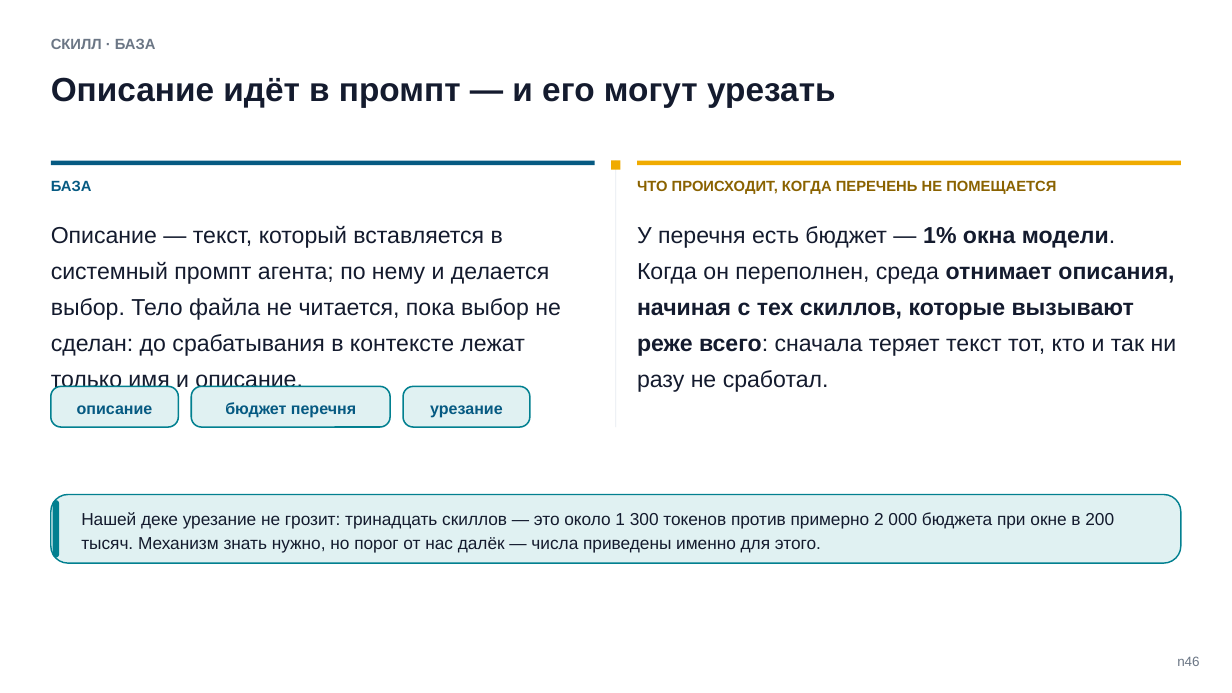
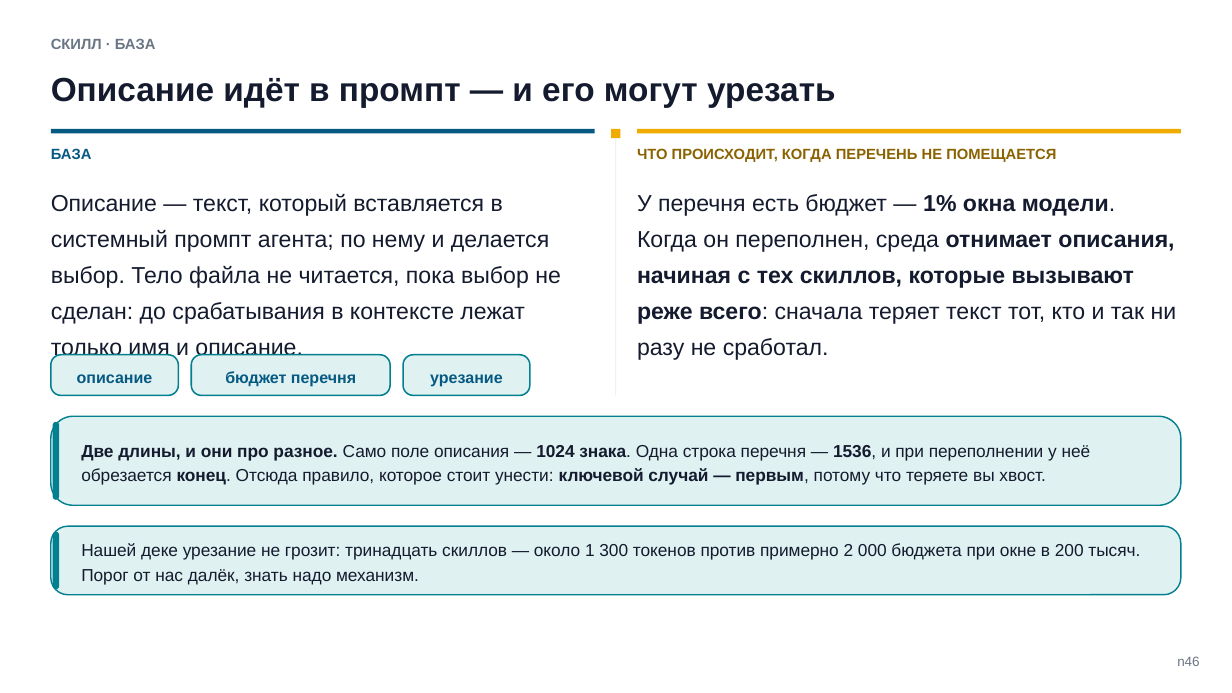
Before and after one commit to tellina-study/AI-usage-lessons, a slide deck: slide 48 of library/seminars/sem-05/rendered/sem-05.pptx. Drawn at 1232x693 pixels with LibreOffice and Linux fonts; fonts in the diff are those of the drawing. Boxes give left, top, right and bottom in pixels: in the first picture for what was removed or moved away, otherwise in the second. Text is boxed around its words. In the diff, an @@ line names an element or a change of style, - is before the commit and + after.

```diff
--- a/library/seminars/sem-05/rendered/sem-05.pptx
+++ b/library/seminars/sem-05/rendered/sem-05.pptx
@@ 4 texts, 4 rectangles: place and size @@
-4 texts, 4 rectangles at bbox=[51, 161, 1180, 427]
+4 texts, 4 rectangles at bbox=[51, 128, 1180, 395]
@@ 3 texts, 3 rounded rectangles: place and size @@
-3 texts, 3 rounded rectangles at bbox=[51, 386, 530, 427]
+3 texts, 3 rounded rectangles at bbox=[51, 355, 530, 396]
@@ rounded rectangle added at bbox=[51, 417, 1181, 506], fill #E0F1F2, outline #028090 1.1 pt @@
@@ rounded rectangle added at bbox=[53, 422, 59, 500], fill #028090 @@
@@ text added at bbox=[81, 445, 1091, 485], 13.5 pt, text #141B2E @@
+Две длины, и они про разное. Само поле описания — 1024 знака. Одна строка перечня — 1536, и при переполнении у неё обрезается конец. Отсюда правило, которое стоит унести: ключевой случай — первым, потому что теряете вы хвост.
@@ rounded rectangle: place and size @@
-rounded rectangle at bbox=[51, 494, 1181, 563]
+rounded rectangle at bbox=[51, 526, 1181, 594]
@@ rounded rectangle: place and size @@
-rounded rectangle at bbox=[53, 500, 59, 557]
+rounded rectangle at bbox=[53, 531, 59, 589]
@@ text at bbox=[81, 543, 1140, 585]: text changed @@
-Нашей деке урезание не грозит: тринадцать скиллов — это около 1 300 токенов против примерно 2 000 бюджета при окне в 200 тысяч. Механизм знать нужно, но порог от нас далёк — числа приведены именно для этого.
+Нашей деке урезание не грозит: тринадцать скиллов — около 1 300 токенов против примерно 2 000 бюджета при окне в 200 тысяч. Порог от нас далёк, знать надо механизм.
```
Also in this commit, not shown: 4 other slides changed, 17 other files.
